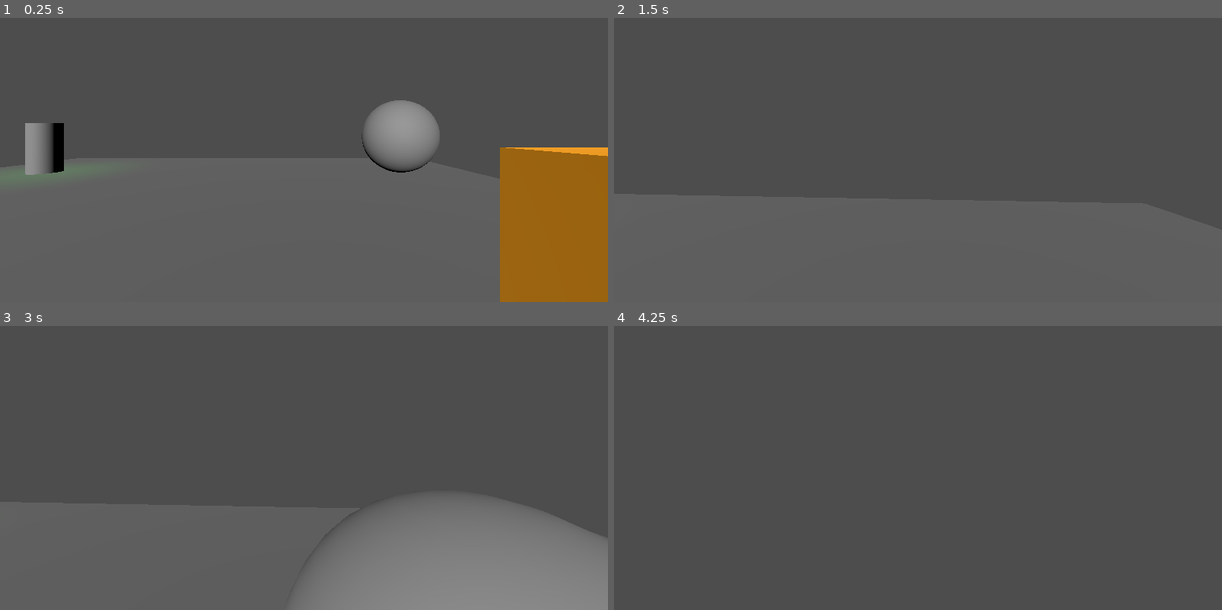
Above: before the commit, frames 1-4 (two rows, left to right).
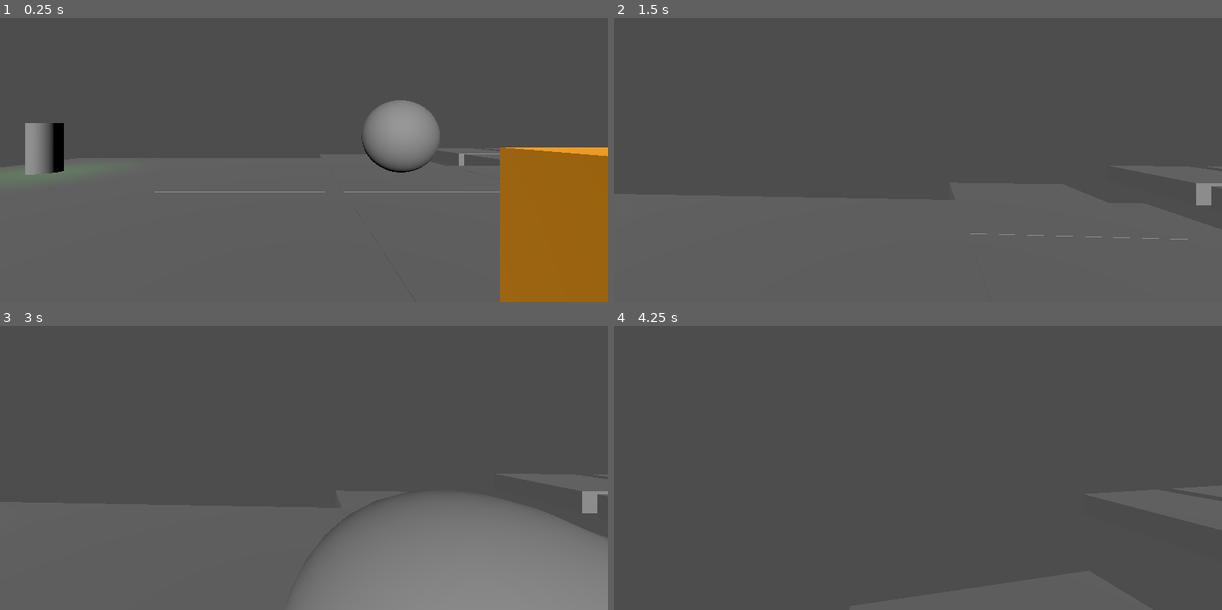
Above: after the commit, the same moments.

Repository: hadll/i-unno
Game: Godot game, scene res://scenes/playground_chloe.tscn
Two runs of this game, one before a commit and one after it. Both use one fixed random seed, a clock stepped at 60 frames per second and the inputs below. This scene is started directly instead of the project's main scene.
Inputs (mouse positions are in pixels of both pictures, inside the frame that each line leads up to):
- Up to frame 1 (0.25 s): no input
- Up to frame 2 (1.5 s): tap Enter at 0.5 s; move the mouse to (948, 128) at 0.52 s; hold W (move_forward) from 0.53 s (still down); tap 1 (freecam_on) at 0.6 s; click (948, 128) at 0.67 s; tap Space (move_jump) at 0.77 s; move the mouse to (887, 131) at 1.27 s; tap 2 (freecam_swap) at 1.35 s
- Up to frame 3 (3 s): keep holding W (move_forward); tap Space (move_jump) at 1.52, 2 s; move the mouse to (316, 433) at 2.02 s; tap Ctrl (move_crouch) at 2.1 s; tap Enter at 2.75 s; move the mouse to (297, 445) at 2.77 s; tap Shift (move_sprint) at 2.85 s; click (297, 445) at 2.92 s
- Up to frame 4 (4.25 s): keep holding W (move_forward); tap Space (move_jump) at 3.02, 3.77 s; move the mouse to (960, 442) at 3.52 s; tap 1 (freecam_on) at 3.6 s

The runs differ from the first frame. In frame 1, 0.2% of the frame differs, in the area x 25-83%, y 47-62%; in frame 2, 0.3%, in the area x 58-100%, y 58-79%; in frame 3, 0.2%; in frame 4, less than 0.1%.
Error in both runs: Cannot call method 'shader_create_from_spirv' on a null value. (res://scripts/ditherer.gd:25)

Commit message:
level gen improvements and scenes

Diff:
--- a/assets/levelgen/first_section.tres
+++ b/assets/levelgen/first_section.tres
@@ -8,7 +8,8 @@
 
 [resource]
 script = ExtResource("2_d7vme")
+name = "First"
 rooms = Array[ExtResource("1_a3e2q")]([ExtResource("3_qytu8"), ExtResource("4_faxrp")])
-required_density = 0.25
+required_density = 0.4
 end = ExtResource("1_kich7")
 metadata/_custom_type_script = "uid://gh8ikjeckkx"
--- a/assets/levelgen/generation.tres
+++ b/assets/levelgen/generation.tres
@@ -7,7 +7,7 @@
 
 [resource]
 script = ExtResource("1_5kpg1")
-map_size = Vector3i(5, 2, 5)
+map_size = Vector3i(15, 2, 15)
 start = ExtResource("2_rvjtp")
 sections = Array[ExtResource("2_kvr5c")]([ExtResource("3_3l3m0")])
 metadata/_custom_type_script = "uid://b5v713p1rgt3e"
--- a/assets/levelgen/rooms/four_way.tres
+++ b/assets/levelgen/rooms/four_way.tres
@@ -2,6 +2,7 @@
 
 [ext_resource type="Script" uid="uid://jyutv7juuysb" path="res://scripts/levelgen/door_def.gd" id="1_formp"]
 [ext_resource type="Script" uid="uid://b4gd7h41k7f6n" path="res://scripts/levelgen/room_def.gd" id="2_0oyka"]
+[ext_resource type="PackedScene" uid="uid://d3aynoq05faws" path="res://scenes/rooms/room_four_way.tscn" id="2_nqdeu"]
 
 [sub_resource type="Resource" id="Resource_yhct5"]
 script = ExtResource("1_formp")
@@ -25,6 +26,7 @@
 [resource]
 script = ExtResource("2_0oyka")
 name = "Four Way"
+scene = ExtResource("2_nqdeu")
 shape = Array[Vector3i]([Vector3i(0, 0, 0)])
 doors = Array[ExtResource("1_formp")]([SubResource("Resource_yhct5"), SubResource("Resource_ygeve"), SubResource("Resource_vjiu4"), SubResource("Resource_u27oy")])
 metadata/_custom_type_script = "uid://b4gd7h41k7f6n"
--- a/assets/levelgen/rooms/stairs.tres
+++ b/assets/levelgen/rooms/stairs.tres
@@ -1,6 +1,7 @@
 [gd_resource type="Resource" script_class="RoomDef" format=3 uid="uid://byjnj52wuuux8"]
 
 [ext_resource type="Script" uid="uid://jyutv7juuysb" path="res://scripts/levelgen/door_def.gd" id="1_yckne"]
+[ext_resource type="PackedScene" uid="uid://b01rh3gn3kpkw" path="res://scenes/rooms/room_stairs.tscn" id="2_6mde5"]
 [ext_resource type="Script" uid="uid://b4gd7h41k7f6n" path="res://scripts/levelgen/room_def.gd" id="2_56uhb"]
 
 [sub_resource type="Resource" id="Resource_2q6dc"]
@@ -16,6 +17,7 @@
 [resource]
 script = ExtResource("2_56uhb")
 name = "Stairs"
+scene = ExtResource("2_6mde5")
 shape = Array[Vector3i]([Vector3i(0, 0, 0), Vector3i(1, 0, 0), Vector3i(1, -1, 0), Vector3i(2, -1, 0)])
 doors = Array[ExtResource("1_yckne")]([SubResource("Resource_2q6dc"), SubResource("Resource_w7c3h")])
 metadata/_custom_type_script = "uid://b4gd7h41k7f6n"
--- a/assets/levelgen/rooms/start.tres
+++ b/assets/levelgen/rooms/start.tres
@@ -1,6 +1,7 @@
 [gd_resource type="Resource" script_class="RoomDef" format=3 uid="uid://d3rmh0k0m520c"]
 
 [ext_resource type="Script" uid="uid://jyutv7juuysb" path="res://scripts/levelgen/door_def.gd" id="1_iqv2q"]
+[ext_resource type="PackedScene" uid="uid://dyni76lnddcgj" path="res://scenes/rooms/room_start.tscn" id="2_fbnds"]
 [ext_resource type="Script" uid="uid://b4gd7h41k7f6n" path="res://scripts/levelgen/room_def.gd" id="2_xdw4a"]
 
 [sub_resource type="Resource" id="Resource_k1wax"]
@@ -28,6 +29,7 @@
 [resource]
 script = ExtResource("2_xdw4a")
 name = "Start"
+scene = ExtResource("2_fbnds")
 shape = Array[Vector3i]([Vector3i(0, 0, 0), Vector3i(1, 0, 0), Vector3i(0, 0, 1), Vector3i(1, 0, 1)])
 doors = Array[ExtResource("1_iqv2q")]([SubResource("Resource_k1wax"), SubResource("Resource_ns72m"), SubResource("Resource_log5c"), SubResource("Resource_fbnds")])
 metadata/_custom_type_script = "uid://b4gd7h41k7f6n"
--- a/assets/levelgen/rooms/wide.tres
+++ b/assets/levelgen/rooms/wide.tres
@@ -2,6 +2,7 @@
 
 [ext_resource type="Script" uid="uid://jyutv7juuysb" path="res://scripts/levelgen/door_def.gd" id="1_65pks"]
 [ext_resource type="Script" uid="uid://b4gd7h41k7f6n" path="res://scripts/levelgen/room_def.gd" id="2_0ed4q"]
+[ext_resource type="PackedScene" uid="uid://d1cpwnnjcspjs" path="res://scenes/rooms/room_wide.tscn" id="2_lacgj"]
 
 [sub_resource type="Resource" id="Resource_vel35"]
 script = ExtResource("1_65pks")
@@ -38,6 +39,7 @@
 [resource]
 script = ExtResource("2_0ed4q")
 name = "Wide"
+scene = ExtResource("2_lacgj")
 shape = Array[Vector3i]([Vector3i(0, 0, 0), Vector3i(1, 0, 0)])
 doors = Array[ExtResource("1_65pks")]([SubResource("Resource_vel35"), SubResource("Resource_hhw87"), SubResource("Resource_f4ax7"), SubResource("Resource_uvcfg"), SubResource("Resource_88utw"), SubResource("Resource_tk0t1")])
 metadata/_custom_type_script = "uid://b4gd7h41k7f6n"
--- a/scenes/playground_chloe.tscn
+++ b/scenes/playground_chloe.tscn
@@ -8,6 +8,7 @@
 [ext_resource type="Script" uid="uid://56atenn0cf2b" path="res://scripts/triggers/key_trigger.gd" id="7_xcfhe"]
 [ext_resource type="Script" uid="uid://557bh1kgicsc" path="res://scripts/triggers/relay_trigger_3d.gd" id="8_ydey3"]
 [ext_resource type="Script" uid="uid://bvmwuhi6j156l" path="res://scripts/camera_angle_3d.gd" id="9_qokby"]
+[ext_resource type="PackedScene" uid="uid://dfl0ouravh1mb" path="res://scenes/level.tscn" id="10_lrhon"]
 [ext_resource type="Script" uid="uid://y8yqh08fax47" path="res://scripts/ditherer.gd" id="10_qokby"]
 
 [sub_resource type="WorldBoundaryShape3D" id="WorldBoundaryShape3D_8tsvv"]
@@ -44,6 +45,8 @@
 needs_motion_vectors = false
 needs_normal_roughness = false
 script = ExtResource("10_qokby")
+view_dist = 10.175
+view_fog = 45.01
 metadata/_custom_type_script = "uid://y8yqh08fax47"
 
 [sub_resource type="Compositor" id="Compositor_g4v7s"]
@@ -124,3 +127,6 @@
 
 [node name="WorldEnvironment" type="WorldEnvironment" parent="." unique_id=1464629999]
 compositor = SubResource("Compositor_g4v7s")
+
+[node name="Level" parent="." unique_id=862827639 instance=ExtResource("10_lrhon")]
+transform = Transform3D(1, 0, 0, 0, 1, 0, 0, 0, 1, 11.656041, 0, 0)
--- /dev/null
+++ b/scenes/room.tscn
@@ -0,0 +1,8 @@
+[gd_scene format=3 uid="uid://dnyct1d4f44bs"]
+
+[ext_resource type="Script" uid="uid://dpqfxm6ek6g3f" path="res://scripts/levelgen/room.gd" id="1_36trf"]
+
+[node name="Room" type="Node3D" unique_id=1799004651]
+script = ExtResource("1_36trf")
+
+[node name="Static" type="StaticBody3D" parent="." unique_id=1507163358]
--- /dev/null
+++ b/scenes/rooms/room_four_way.tscn
@@ -0,0 +1,19 @@
+[gd_scene format=3 uid="uid://d3aynoq05faws"]
+
+[ext_resource type="PackedScene" uid="uid://dnyct1d4f44bs" path="res://scenes/room.tscn" id="1_oov2r"]
+
+[sub_resource type="BoxShape3D" id="BoxShape3D_g4v7s"]
+size = Vector3(5, 1, 5)
+
+[sub_resource type="BoxMesh" id="BoxMesh_g4v7s"]
+size = Vector3(5, 1, 5)
+
+[node name="RoomFourWay" unique_id=1799004651 instance=ExtResource("1_oov2r")]
+
+[node name="CollisionShape3D" type="CollisionShape3D" parent="Static" parent_id_path=PackedInt32Array(1507163358) index="0" unique_id=319726849]
+transform = Transform3D(1, 0, 0, 0, 1, 0, 0, 0, 1, 0, -0.5, 0)
+shape = SubResource("BoxShape3D_g4v7s")
+
+[node name="MeshInstance3D" type="MeshInstance3D" parent="Static" parent_id_path=PackedInt32Array(1507163358) index="1" unique_id=1412116994]
+transform = Transform3D(1, 0, 0, 0, 1, 0, 0, 0, 1, 0, -0.5, 0)
+mesh = SubResource("BoxMesh_g4v7s")
--- /dev/null
+++ b/scenes/rooms/room_stairs.tscn
@@ -0,0 +1,27 @@
+[gd_scene format=3 uid="uid://b01rh3gn3kpkw"]
+
+[ext_resource type="PackedScene" uid="uid://dnyct1d4f44bs" path="res://scenes/room.tscn" id="1_ded7l"]
+
+[sub_resource type="BoxShape3D" id="BoxShape3D_rkmfa"]
+size = Vector3(5, 1, 5)
+
+[sub_resource type="BoxMesh" id="BoxMesh_h2kl1"]
+size = Vector3(5, 1, 5)
+
+[node name="RoomStairs" unique_id=1799004651 instance=ExtResource("1_ded7l")]
+
+[node name="CollisionShape3D" type="CollisionShape3D" parent="Static" parent_id_path=PackedInt32Array(1507163358) index="0" unique_id=348680468]
+transform = Transform3D(1, 0, 0, 0, 1, 0, 0, 0, 1, 0, -0.5, 0)
+shape = SubResource("BoxShape3D_rkmfa")
+
+[node name="MeshInstance3D" type="MeshInstance3D" parent="Static" parent_id_path=PackedInt32Array(1507163358) index="1" unique_id=2065405379]
+transform = Transform3D(1, 0, 0, 0, 1, 0, 0, 0, 1, 0, -0.5, 0)
+mesh = SubResource("BoxMesh_h2kl1")
+
+[node name="CollisionShape3D2" type="CollisionShape3D" parent="Static" parent_id_path=PackedInt32Array(1507163358) index="2" unique_id=884294296]
+transform = Transform3D(1, 0, 0, 0, 1, 0, 0, 0, 1, 10, -5.5, 0)
+shape = SubResource("BoxShape3D_rkmfa")
+
+[node name="MeshInstance3D2" type="MeshInstance3D" parent="Static" parent_id_path=PackedInt32Array(1507163358) index="3" unique_id=881045253]
+transform = Transform3D(1, 0, 0, 0, 1, 0, 0, 0, 1, 10, -5.5, 0)
+mesh = SubResource("BoxMesh_h2kl1")
--- /dev/null
+++ b/scenes/rooms/room_start.tscn
@@ -0,0 +1,19 @@
+[gd_scene format=3 uid="uid://dyni76lnddcgj"]
+
+[ext_resource type="PackedScene" uid="uid://dnyct1d4f44bs" path="res://scenes/room.tscn" id="1_y22i7"]
+
+[sub_resource type="BoxShape3D" id="BoxShape3D_vlnwn"]
+size = Vector3(10, 1, 10)
+
+[sub_resource type="BoxMesh" id="BoxMesh_ckmdi"]
+size = Vector3(10, 1, 10)
+
+[node name="RoomStart" unique_id=1799004651 instance=ExtResource("1_y22i7")]
+
+[node name="CollisionShape3D" type="CollisionShape3D" parent="Static" parent_id_path=PackedInt32Array(1507163358) index="0" unique_id=875462849]
+transform = Transform3D(1, 0, 0, 0, 1, 0, 0, 0, 1, 2.5, -0.5, 2.5)
+shape = SubResource("BoxShape3D_vlnwn")
+
+[node name="MeshInstance3D" type="MeshInstance3D" parent="Static" parent_id_path=PackedInt32Array(1507163358) index="1" unique_id=1837785626]
+transform = Transform3D(1, 0, 0, 0, 1, 0, 0, 0, 1, 2.5, -0.5, 2.5)
+mesh = SubResource("BoxMesh_ckmdi")
--- /dev/null
+++ b/scenes/rooms/room_wide.tscn
@@ -0,0 +1,19 @@
+[gd_scene format=3 uid="uid://d1cpwnnjcspjs"]
+
+[ext_resource type="PackedScene" uid="uid://dnyct1d4f44bs" path="res://scenes/room.tscn" id="1_34e2d"]
+
+[sub_resource type="BoxShape3D" id="BoxShape3D_ri1nn"]
+size = Vector3(10, 1, 5)
+
+[sub_resource type="BoxMesh" id="BoxMesh_nq56g"]
+size = Vector3(10, 1, 5)
+
+[node name="RoomWide" unique_id=1799004651 instance=ExtResource("1_34e2d")]
+
+[node name="CollisionShape3D" type="CollisionShape3D" parent="Static" parent_id_path=PackedInt32Array(1507163358) index="0" unique_id=1538486611]
+transform = Transform3D(1, 0, 0, 0, 1, 0, 0, 0, 1, 2.5, -0.5, 0)
+shape = SubResource("BoxShape3D_ri1nn")
+
+[node name="MeshInstance3D" type="MeshInstance3D" parent="Static" parent_id_path=PackedInt32Array(1507163358) index="1" unique_id=1912056628]
+transform = Transform3D(1, 0, 0, 0, 1, 0, 0, 0, 1, 2.5, -0.5, 0)
+mesh = SubResource("BoxMesh_nq56g")
--- a/scripts/level.gd
+++ b/scripts/level.gd
@@ -1,7 +1,18 @@
 class_name Level
 extends Node3D
+
+const ROOM_SCALE := Vector3i(5, 5, 5)
 
 @onready var level_generator: LevelGenerator = $LevelGenerator
 
 func _ready() -> void:
+	await get_tree().process_frame
 	level_generator.generate()
+	for room_def in level_generator.rooms:
+		var section_def := level_generator.rooms[room_def]
+		var room: Room = room_def.scene.instantiate()
+		room.position = room_def.pos * ROOM_SCALE
+		room.rotation.y = -LevelGenerator.dir_angle(room_def.pos_x_dir)
+		room.scale = Vector3(0.9, 0.9, 0.9)
+		room.generate(section_def)
+		add_child(room)
--- a/scripts/levelgen/door_def.gd
+++ b/scripts/levelgen/door_def.gd
@@ -5,11 +5,11 @@
 @export var from: Vector3i
 @export var dir: LevelGenerator.Direction
 
-func transform(origin: Vector3i, new_pos_x_dir: LevelGenerator.Direction, pos: Vector3i) -> DoorDef:
+func transform(origin: Vector3i, new_pos_x_dir: LevelGenerator.Direction, offset: Vector3i) -> DoorDef:
 	var transformed := new()
 	transformed.type = type
-	transformed.from = RoomDef.transform_point(origin, new_pos_x_dir, pos, from)
-	transformed.dir = LevelGenerator.rotate_dir(dir, new_pos_x_dir)
+	transformed.from = RoomDef.transform_point(origin, new_pos_x_dir, offset, from)
+	transformed.dir = LevelGenerator.dir_rotate(dir, new_pos_x_dir)
 	return transformed
 
 func get_target() -> Vector3i:
--- a/scripts/levelgen/level_generator.gd
+++ b/scripts/levelgen/level_generator.gd
@@ -2,6 +2,7 @@
 extends Node
 
 const LOG_GEN := true
+const MAX_CONSECUTIVE_FAILS := 128
 
 enum Direction {
 	POS_X = 0,
@@ -15,13 +16,14 @@
 
 @export var gen: GenerationDef
 
-var spaces: Dictionary[Vector3i, RoomDef] = {}
-var unfilled_doors: Array[DoorDef] = []
-var doors: Dictionary[DoorDef, bool] = {}
-var min_placed := Vector3i.ZERO
-var max_placed := Vector3i.ZERO
+var spaces: Dictionary[Vector3i, RoomDef]
+var unfilled_doors: Array[DoorDef]
+var rooms: Dictionary[RoomDef, SectionDef]
+var doors: Dictionary[DoorDef, bool]
+var min_placed: Vector3i
+var max_placed: Vector3i
 
-static func rotate_dir(pos_x_dir: Direction, new_pos_x_dir: Direction) -> Direction:
+static func dir_rotate(pos_x_dir: Direction, new_pos_x_dir: Direction) -> Direction:
 	return posmod(pos_x_dir - new_pos_x_dir, 4) as Direction
 
 static func dir_vector(dir: Direction) -> Vector3i:
@@ -36,17 +38,41 @@
 		_:
 			return Vector3i(0, 0, -1)
 
+static func dir_angle(dir: Direction) -> float:
+	match dir:
+		Direction.POS_X:
+			return 0
+		Direction.POS_Z:
+			return TAU/4
+		Direction.NEG_X:
+			return TAU/2
+		#Direction.NEG_Z:
+		_:
+			return TAU*3/4
+
 func generate() -> void:
-	var total_space := gen.map_size.x * gen.map_size.y * gen.map_size.z
-	try_place(gen.start)
-	for section_id in len(gen.sections):
-		var section := gen.sections[section_id]
-		if LOG_GEN: print("Generating Section %d" % section_id)
-		while float(spaces.size()) / total_space <= section.required_density:
+	while not try_generate():
+		if LOG_GEN: print("Generation Failed... Retrying")
+	if LOG_GEN: print("Generation Done")
+
+func try_generate() -> bool:
+	spaces = {}
+	unfilled_doors = []
+	rooms = {}
+	doors = {}
+	min_placed = Vector3i.ZERO
+	max_placed = Vector3i.ZERO
+
+	try_place(gen.start, gen.sections[0])
+	var existing_density := 0.0
+	for section_def in gen.sections:
+		if LOG_GEN: print("Generating Section %s" % section_def.name)
+		var consecutive_fails := 0
+		while get_density() - existing_density <= section_def.required_density:
 			var start_door_index = randi() % len(unfilled_doors)
 			var start_door := unfilled_doors[start_door_index]
-			var room_index = randi() % len(section.rooms)
-			var room := section.rooms[room_index]
+			var room_index = randi() % len(section_def.rooms)
+			var room := section_def.rooms[room_index]
 			var end_door_index = randi() % len(room.doors)
 			var end_door := room.doors[end_door_index]
 			var transformed := room.transform(
@@ -54,23 +80,32 @@
 				posmod(start_door.dir - end_door.dir + 2, 4) as Direction,
 				start_door.get_target()
 			)
-			try_place(transformed)
+			if try_place(transformed, section_def):
+				consecutive_fails = 0
+			else:
+				consecutive_fails += 1
+			if consecutive_fails > MAX_CONSECUTIVE_FAILS:
+				return false
 		while true:
 			var start_door_index = randi() % len(unfilled_doors)
 			var start_door := unfilled_doors[start_door_index]
-			var end_door_index = randi() % (len(section.end.doors) - 1)
-			var end_door := section.end.doors[end_door_index]
-			var transformed := section.end.transform(
+			var end_door_index = randi() % (len(section_def.end.doors) - 1)
+			var end_door := section_def.end.doors[end_door_index]
+			var transformed := section_def.end.transform(
 				end_door.from,
 				posmod(start_door.dir - end_door.dir + 2, 4) as Direction,
 				start_door.get_target()
 			)
-			if try_place(transformed, true):
+			if try_place(transformed, section_def, true):
 				break
+			else:
+				consecutive_fails += 1
+			if consecutive_fails > MAX_CONSECUTIVE_FAILS:
+				return false
+		existing_density = get_density()
+	return true
 
-	if LOG_GEN: print("Generation Done")
-
-func try_place(room_def: RoomDef, must_continue := false) -> bool:
+func try_place(room_def: RoomDef, section_def: SectionDef, must_continue := false) -> bool:
 	if must_continue and room_def.doors[len(room_def.doors) - 1].get_target() in spaces:
 		return false
 	var min_added := min_placed
@@ -86,7 +121,8 @@
 		max_added = max_added.max(cell)
 	min_placed = min_added
 	max_placed = max_added
-	if LOG_GEN: print("Placed %s" % room_def.name)
+	rooms[room_def] = section_def
+	if LOG_GEN: print("Placed %s in %s" % [room_def.name, section_def.name])
 
 	for cell in room_def.shape:
 		spaces[cell] = room_def
@@ -108,3 +144,6 @@
 		if door not in doors:
 			doors[door] = false
 	return true
+
+func get_density() -> float:
+	return float(spaces.size()) / (gen.map_size.x * gen.map_size.z)
--- /dev/null
+++ b/scripts/levelgen/room.gd
@@ -0,0 +1,12 @@
+class_name Room
+extends Node3D
+
+@export_group("Material Meshes", "meshes_")
+@export var meshes_wall: Array[MeshInstance3D]
+@export var meshes_floor: Array[MeshInstance3D]
+
+func generate(section_def: SectionDef) -> void:
+	for mesh in meshes_wall:
+		mesh.material_override = section_def.material_wall
+	for mesh in meshes_floor:
+		mesh.material_override = section_def.material_floor
--- a/scripts/levelgen/room_def.gd
+++ b/scripts/levelgen/room_def.gd
@@ -6,29 +6,32 @@
 @export var shape: Array[Vector3i]
 @export var doors: Array[DoorDef]
 
+var pos := Vector3i.ZERO
 var pos_x_dir := LevelGenerator.Direction.POS_X
 
-func transform(origin: Vector3i, new_pos_x_dir: LevelGenerator.Direction, pos: Vector3i) -> RoomDef:
+func transform(origin: Vector3i, new_pos_x_dir: LevelGenerator.Direction, offset: Vector3i) -> RoomDef:
 	var transformed := new()
 	transformed.name = name
 	transformed.scene = scene
 	transformed.shape = []
 	for point in shape:
-		transformed.shape.append(transform_point(origin, new_pos_x_dir, pos, point))
+		transformed.shape.append(transform_point(origin, new_pos_x_dir, offset, point))
 	transformed.doors = []
 	for door in doors:
-		transformed.doors.append(door.transform(origin, new_pos_x_dir, pos))
-	transformed.pos_x_dir = LevelGenerator.rotate_dir(pos_x_dir,  new_pos_x_dir)
+		transformed.doors.append(door.transform(origin, new_pos_x_dir, offset))
+
+	transformed.pos = transform_point(origin, new_pos_x_dir, offset, pos)
+	transformed.pos_x_dir = LevelGenerator.dir_rotate(pos_x_dir,  new_pos_x_dir)
 	return transformed
 
-static func transform_point(origin: Vector3i, new_pos_x_dir: LevelGenerator.Direction, pos: Vector3i, point: Vector3i) -> Vector3i:
+static func transform_point(origin: Vector3i, new_pos_x_dir: LevelGenerator.Direction, offset: Vector3i, point: Vector3i) -> Vector3i:
 	match new_pos_x_dir:
 		LevelGenerator.Direction.POS_X:
-			return point - origin + pos
+			return point - origin + offset
 		LevelGenerator.Direction.POS_Z:
-			return Vector3i(point.z - origin.z, point.y - origin.y, origin.x - point.x) + pos
+			return Vector3i(point.z - origin.z, point.y - origin.y, origin.x - point.x) + offset
 		LevelGenerator.Direction.NEG_X:
-			return origin - point + pos
+			return origin - point + offset
 		#LevelGenerator.Direction.NEG_Z:
 		_:
-			return Vector3i(origin.z - point.z, point.y - origin.y, point.x - origin.x) + pos
+			return Vector3i(origin.z - point.z, point.y - origin.y, point.x - origin.x) + offset
--- a/scripts/levelgen/section_def.gd
+++ b/scripts/levelgen/section_def.gd
@@ -1,6 +1,10 @@
 class_name SectionDef
 extends Resource
 
+@export var name: String
 @export var rooms: Array[RoomDef]
 @export var required_density: float
 @export var end: RoomDef
+@export_group("Materials", "material_")
+@export var material_wall: Material
+@export var material_floor: Material
Not shown, added: scripts/levelgen/room.gd.uid
